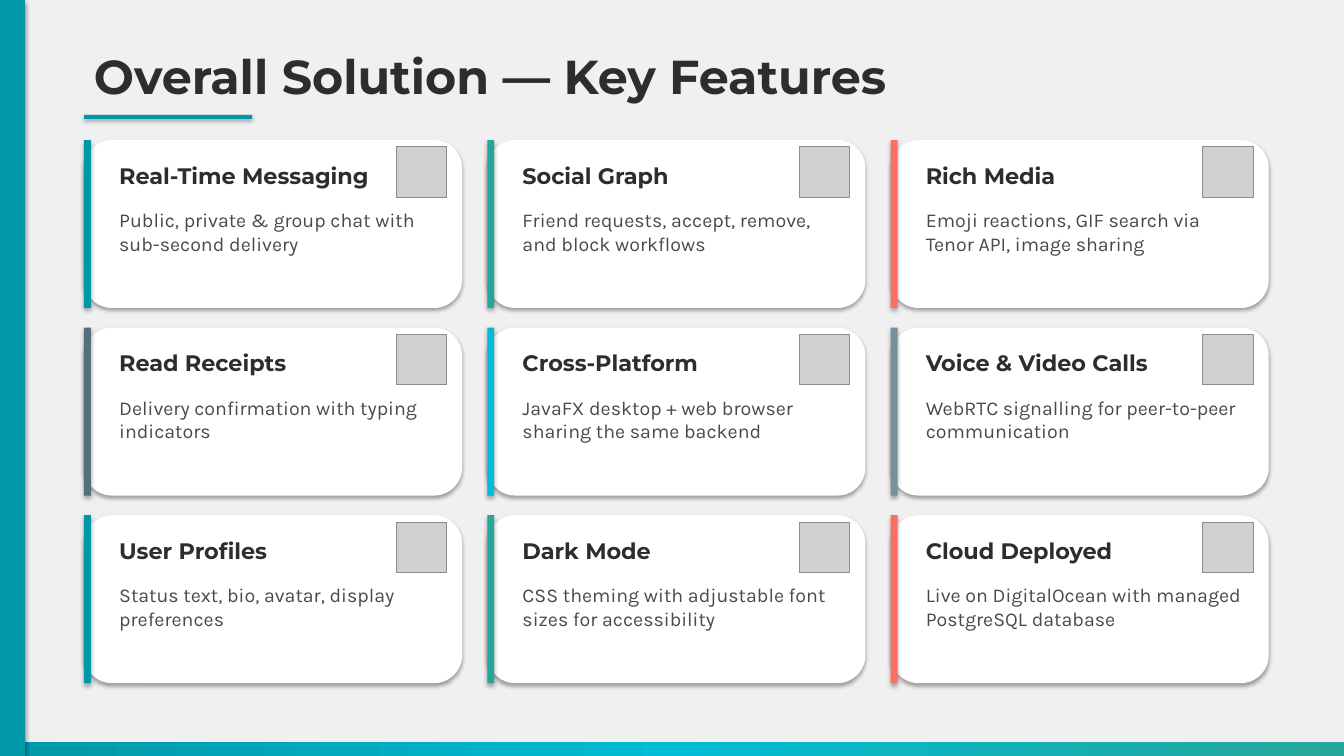
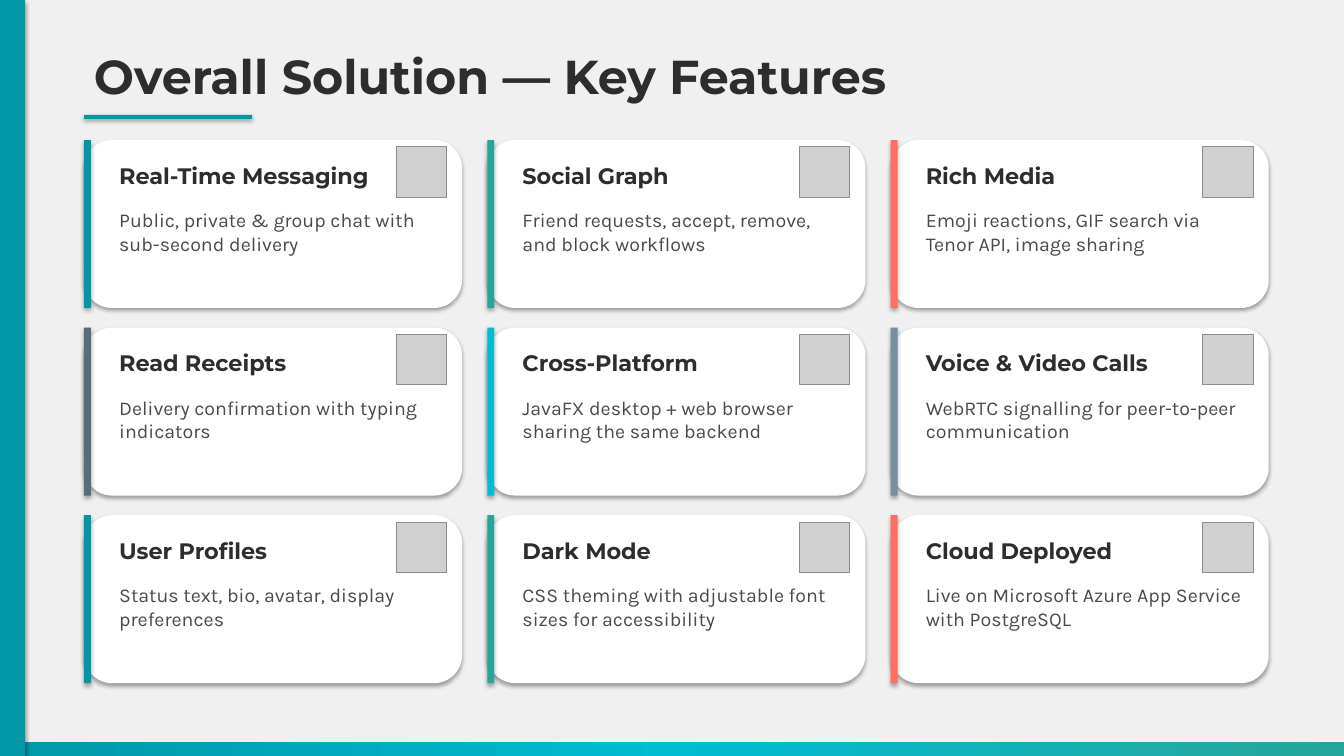
Before and after one commit to dmandaliya/ChitChat, a slide deck: slide 5 of docs/ChitChat_Presentation.pptx. Drawn at 1344x756 pixels with LibreOffice and Linux fonts; fonts in the diff are those of the drawing; grey boxes stand for pictures. Boxes give left, top, right and bottom in pixels: in the first picture for what was removed or moved away, otherwise in the second. Text is boxed around its words. In the diff, an @@ line names an element or a change of style, - is before the commit and + after.

Commit message:
Update presentation: replace all DigitalOcean references with Azure

```diff
--- a/docs/ChitChat_Presentation.pptx
+++ b/docs/ChitChat_Presentation.pptx
@@ text at (926,588,1241,631): text changed @@
-Live on DigitalOcean with managed PostgreSQL database
+Live on Microsoft Azure App Service with PostgreSQL
```
Also in this commit, not shown: 5 other slides changed.
